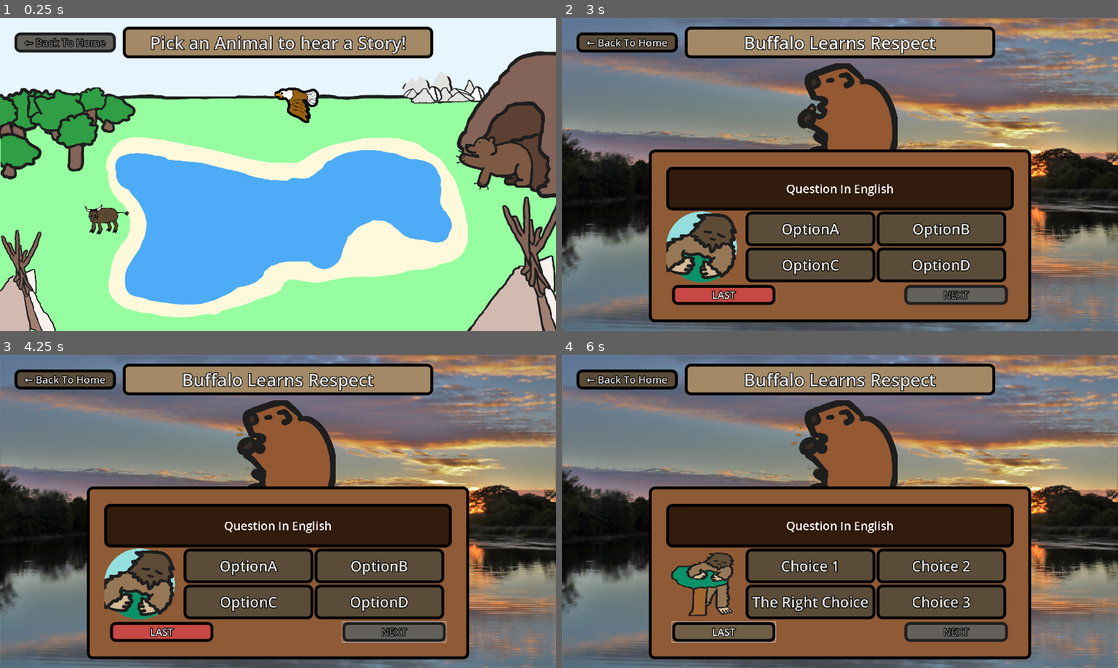
Above: before the commit, frames 1-4 (two rows, left to right).
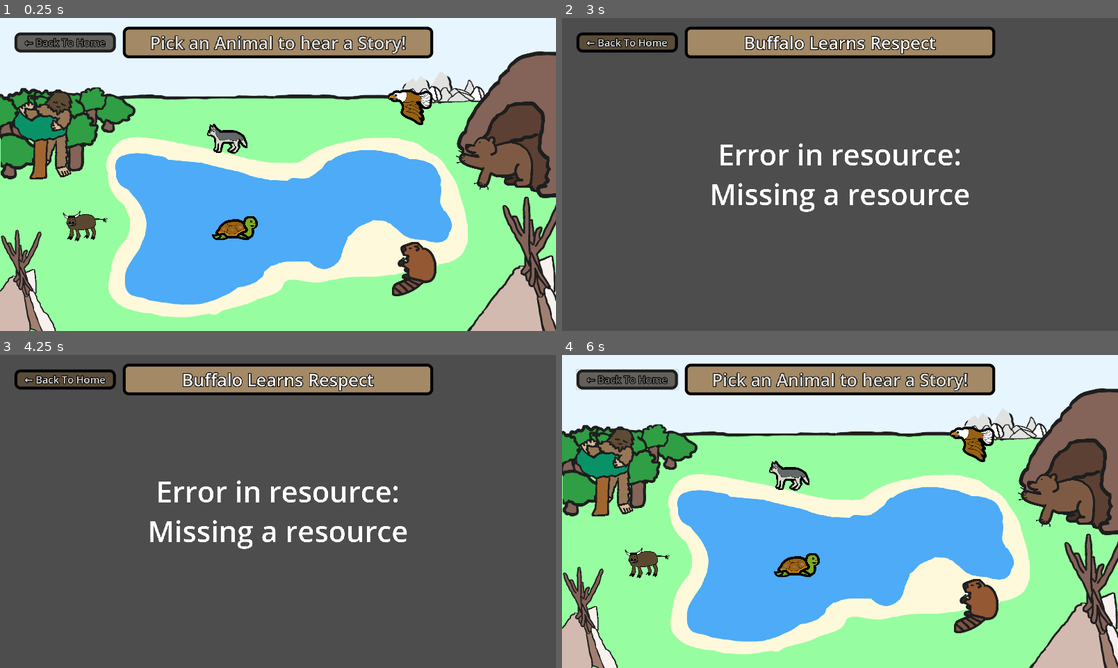
Above: after the commit, the same moments.

Repository: PolTwice/ProjectTanisi
Game: Godot game, scene res://main.tscn
Same seed, same stepped clock (60 frames per second), same inputs: the game is played once before the commit and once after it.
Inputs (mouse positions are in pixels of both pictures, inside the frame that each line leads up to):
- Up to frame 1 (0.25 s): no input
- Up to frame 2 (3 s): click "Pick an Animal to hear a Stor…" at 0.5 s; click "Pick an Animal to hear a Stor…" at 1.25 s; click "Pick an Animal to hear a Stor…" at 2 s; tap Enter at 2.75 s; move the mouse to (667, 218) at 2.77 s; click (667, 218) at 2.92 s
- Up to frame 3 (4.25 s): click (394, 630) at 3.5 s, where only the run before the commit has a clickable "NEXT"
- Up to frame 4 (6 s): click (956, 630) at 4.25 s, where only the run before the commit has a clickable "NEXT"; click "Buffalo Learns Respect" at 5 s; click "LAST" (after the commit: "← Back To Home") at 5.75 s

The runs differ from the first frame. In frame 1, 5.3% of the frame differs, in the area x 2-79%, y 22-89%; in frame 2, 83%; in frame 3, 83%; in frame 4, 94%, in the area x 0-100%, y 0-100%.
Error before the commit: Invalid assignment of property or key 'visible' with value of type 'bool' on a base object of type 'Node (lessonManager.gd)'. (res://GenericScenes/lessonManage…

Commit message:
Added all the animal lessons and animal select screen

Diff:
--- /dev/null
+++ b/ChapterOne/AnimalSelectScenes/SabeLessonSelect.tscn
@@ -0,0 +1,44 @@
+[gd_scene load_steps=6 format=3 uid="uid://cm8ceejgg5md0"]
+
+[ext_resource type="PackedScene" uid="uid://drq53txkkdr8y" path="res://GenericScenes/genericAnimal.tscn" id="1_bf1xg"]
+[ext_resource type="Texture2D" uid="uid://dfs1pwrak40ve" path="res://ChapterOne/AnimalSelectScenes/assets/Sabe/sabe.png" id="2_gsm7t"]
+[ext_resource type="Texture2D" uid="uid://dma43uo8vhgsk" path="res://ChapterOne/AnimalSelectScenes/assets/SabeTwo/sabe2.png" id="3_txemj"]
+[ext_resource type="Texture2D" uid="uid://rh8pjf42xt1p" path="res://ChapterOne/AnimalSelectScenes/assets/SabeTwo/sabe.png" id="4_p6ya0"]
+
+[sub_resource type="SpriteFrames" id="SpriteFrames_cndl6"]
+animations = [{
+"frames": [{
+"duration": 1.0,
+"texture": ExtResource("2_gsm7t")
+}, {
+"duration": 1.0,
+"texture": ExtResource("3_txemj")
+}, {
+"duration": 1.0,
+"texture": ExtResource("4_p6ya0")
+}, {
+"duration": 1.0,
+"texture": ExtResource("3_txemj")
+}, {
+"duration": 1.0,
+"texture": ExtResource("4_p6ya0")
+}, {
+"duration": 1.0,
+"texture": ExtResource("3_txemj")
+}, {
+"duration": 1.0,
+"texture": ExtResource("4_p6ya0")
+}],
+"loop": true,
+"name": &"default",
+"speed": 5.0
+}]
+
+[node name="SabeSelect" instance=ExtResource("1_bf1xg")]
+lessonPath = "res://ChapterOne/SabeLesson/SabeLesson.tscn"
+lessonName = "The Sabe's Honesty"
+
+[node name="AnimalSprite" parent="." index="0"]
+sprite_frames = SubResource("SpriteFrames_cndl6")
+frame = 1
+frame_progress = 0.7292753
--- /dev/null
+++ b/ChapterOne/AnimalSelectScenes/TurtleLessonSelect.tscn
@@ -0,0 +1,41 @@
+[gd_scene load_steps=6 format=3 uid="uid://d2kfxr5p3wcne"]
+
+[ext_resource type="PackedScene" uid="uid://drq53txkkdr8y" path="res://GenericScenes/genericAnimal.tscn" id="1_bbgl1"]
+[ext_resource type="Texture2D" uid="uid://s8y3pnnvyxfs" path="res://ChapterOne/AnimalSelectScenes/assets/Turtle/Turtle2.png" id="2_sds8f"]
+[ext_resource type="Texture2D" uid="uid://djvvm7knhro5b" path="res://ChapterOne/AnimalSelectScenes/assets/Turtle/Turtle.png" id="3_u53fl"]
+[ext_resource type="Texture2D" uid="uid://1wg5ul1uc0cg" path="res://ChapterOne/AnimalSelectScenes/assets/Turtle/Turtle1.png" id="4_kl6r5"]
+
+[sub_resource type="SpriteFrames" id="SpriteFrames_7yb15"]
+animations = [{
+"frames": [{
+"duration": 1.0,
+"texture": ExtResource("2_sds8f")
+}, {
+"duration": 1.0,
+"texture": ExtResource("3_u53fl")
+}, {
+"duration": 1.0,
+"texture": ExtResource("4_kl6r5")
+}, {
+"duration": 1.0,
+"texture": ExtResource("2_sds8f")
+}, {
+"duration": 1.0,
+"texture": ExtResource("2_sds8f")
+}, {
+"duration": 1.0,
+"texture": ExtResource("2_sds8f")
+}, {
+"duration": 1.0,
+"texture": ExtResource("2_sds8f")
+}],
+"loop": true,
+"name": &"default",
+"speed": 5.0
+}]
+
+[node name="Animal" instance=ExtResource("1_bbgl1")]
+lessonName = "Turtle Tells the Truth"
+
+[node name="AnimalSprite" parent="." index="0"]
+sprite_frames = SubResource("SpriteFrames_7yb15")
--- /dev/null
+++ b/ChapterOne/AnimalSelectScenes/WolfLessonSelect.tscn
@@ -0,0 +1,24 @@
+[gd_scene load_steps=5 format=3 uid="uid://b5og2jwo337pk"]
+
+[ext_resource type="PackedScene" uid="uid://drq53txkkdr8y" path="res://GenericScenes/genericAnimal.tscn" id="1_mwd1p"]
+[ext_resource type="Texture2D" uid="uid://d0p6reppvvr04" path="res://ChapterOne/AnimalSelectScenes/assets/Wolf/Wolf1.png" id="2_oolh6"]
+[ext_resource type="Texture2D" uid="uid://bsow7op6qso74" path="res://ChapterOne/AnimalSelectScenes/assets/Wolf/Wolf2.png" id="3_1q5ub"]
+
+[sub_resource type="SpriteFrames" id="SpriteFrames_bh6bg"]
+animations = [{
+"frames": [{
+"duration": 1.0,
+"texture": ExtResource("2_oolh6")
+}, {
+"duration": 1.0,
+"texture": ExtResource("3_1q5ub")
+}],
+"loop": true,
+"name": &"default",
+"speed": 5.0
+}]
+
+[node name="Animal" instance=ExtResource("1_mwd1p")]
+
+[node name="AnimalSprite" parent="." index="0"]
+sprite_frames = SubResource("SpriteFrames_bh6bg")
--- a/ChapterOne/AnimalSelectScenes/animalSelectScene.tscn
+++ b/ChapterOne/AnimalSelectScenes/animalSelectScene.tscn
@@ -1,23 +1,21 @@
-[gd_scene load_steps=6 format=3 uid="uid://bi0pslf5vn6yf"]
+[gd_scene load_steps=9 format=3 uid="uid://bi0pslf5vn6yf"]
 
 [ext_resource type="PackedScene" uid="uid://bfy50ijn0okwe" path="res://ChapterOne/AnimalSelectScenes/LessonSelectBackground.tscn" id="1_8c87u"]
 [ext_resource type="PackedScene" uid="uid://byq48so6bekdy" path="res://ChapterOne/AnimalSelectScenes/BeaverLessonSelect.tscn" id="2_oyypd"]
 [ext_resource type="PackedScene" uid="uid://dewjhcey6tmgw" path="res://ChapterOne/AnimalSelectScenes/BuffaloLessonSelect.tscn" id="3_p5wf7"]
 [ext_resource type="PackedScene" uid="uid://bfnxevo05b0o6" path="res://ChapterOne/AnimalSelectScenes/bearLessonSelect.tscn" id="4_vrled"]
 [ext_resource type="PackedScene" uid="uid://dj83aat4ycmm2" path="res://ChapterOne/AnimalSelectScenes/EagleLessonSelect.tscn" id="5_lxpig"]
+[ext_resource type="PackedScene" uid="uid://cm8ceejgg5md0" path="res://ChapterOne/AnimalSelectScenes/SabeLessonSelect.tscn" id="6_fiji8"]
+[ext_resource type="PackedScene" uid="uid://d2kfxr5p3wcne" path="res://ChapterOne/AnimalSelectScenes/TurtleLessonSelect.tscn" id="7_qd80w"]
+[ext_resource type="PackedScene" uid="uid://b5og2jwo337pk" path="res://ChapterOne/AnimalSelectScenes/WolfLessonSelect.tscn" id="8_wopos"]
 
 [node name="AnimalSelectScene" type="Node2D"]
 
 [node name="Background" parent="." instance=ExtResource("1_8c87u")]
 position = Vector2(2, 25)
 
-[node name="BeaverLessonSelect" parent="." instance=ExtResource("2_oyypd")]
-visible = false
-position = Vector2(1588, 900)
-scale = Vector2(0.1, 0.1)
-
 [node name="BuffaloLessonSelect" parent="." instance=ExtResource("3_p5wf7")]
-position = Vector2(369, 696)
+position = Vector2(293, 719)
 scale = Vector2(0.1, 0.1)
 lessonPath = "res://ChapterOne/BuffaloLesson/BuffaloLesson.tscn"
 lessonName = "Buffalo Learns Respect"
@@ -28,7 +26,27 @@
 lessonName = "The Courageous Bear"
 
 [node name="EagleSelect" parent="." instance=ExtResource("5_lxpig")]
-position = Vector2(1026, 277)
+position = Vector2(1419, 284)
 scale = Vector2(0.1, 0.1)
 lessonPath = "res://ChapterOne/EagleLesson/EagleLesson.tscn"
 lessonName = "The Loving Eagle"
+
+[node name="SabeSelect" parent="." instance=ExtResource("6_fiji8")]
+position = Vector2(145, 402)
+scale = Vector2(0.1, 0.1)
+
+[node name="TurtleSelect" parent="." instance=ExtResource("7_qd80w")]
+position = Vector2(800, 727)
+scale = Vector2(0.1, 0.1)
+lessonPath = "res://ChapterOne/TurtleLesson/TurtleLesson.tscn"
+
+[node name="WolfSelect" parent="." instance=ExtResource("8_wopos")]
+position = Vector2(783, 417)
+scale = Vector2(0.1, 0.1)
+lessonPath = "res://ChapterOne/WolfLesson/WolfLesson.tscn"
+lessonName = "Wolf"
+
+[node name="BeaverLessonSelect2" parent="." instance=ExtResource("2_oyypd")]
+position = Vector2(1430, 866)
+scale = Vector2(0.1, 0.1)
+lessonPath = "res://ChapterOne/BeaverLesson/BeaverLesson.tscn"
--- a/ChapterOne/BeaverLesson/BeaverLesson.tscn
+++ b/ChapterOne/BeaverLesson/BeaverLesson.tscn
@@ -2,7 +2,4 @@
 
 [ext_resource type="PackedScene" uid="uid://c2nyhe52ydet3" path="res://GenericScenes/StoryManager.tscn" id="1_y5aos"]
 
-[node name="Node" type="Node"]
-
-[node name="StoryManager" parent="." instance=ExtResource("1_y5aos")]
-lessonName = "Beaver "
+[node name="StoryManager" instance=ExtResource("1_y5aos")]
--- /dev/null
+++ b/ChapterOne/SabeLesson/SabeLesson.tscn
@@ -0,0 +1,6 @@
+[gd_scene load_steps=2 format=3 uid="uid://ge4dtr8pcqtb"]
+
+[ext_resource type="PackedScene" uid="uid://c2nyhe52ydet3" path="res://GenericScenes/StoryManager.tscn" id="1_llo76"]
+
+[node name="StoryManager" instance=ExtResource("1_llo76")]
+lessonName = "The Sabe's Honesty"
--- /dev/null
+++ b/ChapterOne/TurtleLesson/TurtleLesson.tscn
@@ -0,0 +1,5 @@
+[gd_scene load_steps=2 format=3 uid="uid://cm1jivbdm1o3n"]
+
+[ext_resource type="PackedScene" uid="uid://c2nyhe52ydet3" path="res://GenericScenes/StoryManager.tscn" id="1_e3suu"]
+
+[node name="StoryManager" instance=ExtResource("1_e3suu")]
--- /dev/null
+++ b/ChapterOne/WolfLesson/WolfLesson.tscn
@@ -0,0 +1,5 @@
+[gd_scene load_steps=2 format=3 uid="uid://bwrwtq5enduqq"]
+
+[ext_resource type="PackedScene" uid="uid://c2nyhe52ydet3" path="res://GenericScenes/StoryManager.tscn" id="1_mddnh"]
+
+[node name="StoryManager" instance=ExtResource("1_mddnh")]
--- a/GenericScenes/Animation/animation.gd
+++ b/GenericScenes/Animation/animation.gd
@@ -7,9 +7,8 @@
 @onready var random_interval_sound: AudioStreamPlayer = $randomIntervalSound
 @onready var random_interval_sound_2: AudioStreamPlayer = $randomIntervalSound2
 
+#placeholder silence sound
 const SILENCE = preload("uid://cd41sp1tnxguk")
-
-@onready var index = 0;
 
 var animation: Resource
 #@export var backgrounds: Array[Texture] = []
@@ -18,10 +17,13 @@
 #@export var randomSounds: Array[AudioStream] = []
 #@export var randomSounds2: Array[AudioStream] = []
 
+#array of background sounds
 var backgroundArray
 var animationArray
 
-
+var backgroundSoundArray = []
+var randomIntervalSoundArray = []
+var randomIntervalSound2Array = []
 
 func _ready() -> void:
 	animation = get_parent().animationResource
@@ -35,16 +37,41 @@
 func updateFromResource():
 	backgroundArray = animation.backgrounds
 	animationArray = animation.animations
-	if background_sound == null:
-		background_sound.stream = SILENCE
-		random_interval_sound.stream = SILENCE
-		random_interval_sound_2.stream = SILENCE
+
+	# Background sounds
+	if animation.backgroundSounds.is_empty():
+		backgroundSoundArray.resize(backgroundArray.size())
+		for i in backgroundSoundArray.size():
+			backgroundSoundArray[i] = SILENCE
+	else:
+		backgroundSoundArray = animation.backgroundSounds
+
+	# Random sound set 1
+	if animation.randomSounds.is_empty():
+		randomIntervalSoundArray = []
+		randomIntervalSoundArray.resize(backgroundArray.size())
+		for i in randomIntervalSoundArray.size():
+			randomIntervalSoundArray[i] = SILENCE
+	else:
+		randomIntervalSoundArray = animation.randomSounds
+
+	# Random sound set 2
+	if animation.randomSounds2.is_empty():
+		randomIntervalSound2Array = []
+		randomIntervalSound2Array.resize(backgroundArray.size())
+		for i in randomIntervalSound2Array.size():
+			randomIntervalSound2Array[i] = SILENCE
+	else:
+		randomIntervalSound2Array = animation.randomSounds2
 
 func show_animation(i):
 	if i < backgroundArray.size():
 		background.texture = backgroundArray[i]
 		animated_sprite.sprite_frames = animationArray[i]
 		animated_sprite.play("default");
+		background_sound.stream = backgroundSoundArray[i]
+		random_interval_sound.stream = randomIntervalSoundArray[i]
+		random_interval_sound_2.stream = randomIntervalSound2Array[i]
 	else:
 		pass
 
@@ -52,14 +79,21 @@
 var max_delay: float = 4.0
 
 func schedule_sound() -> void:
+	_schedule_sound_1()
+	_schedule_sound_2()
+
+func _schedule_sound_1():
 	var delay := randf_range(min_delay, max_delay)
-	var delay2 := randf_range(min_delay, max_delay)
 	get_tree().create_timer(delay).timeout.connect(_play_and_reschedule)
-	get_tree().create_timer(delay2).timeout.connect(_play_and_reschedule2)
+
+func _schedule_sound_2():
+	var delay := randf_range(min_delay, max_delay)
+	get_tree().create_timer(delay).timeout.connect(_play_and_reschedule2)
 
 func _play_and_reschedule() -> void:
 	random_interval_sound.play()
-	schedule_sound()
+	_schedule_sound_1()
 
 func _play_and_reschedule2() -> void:
 	random_interval_sound_2.play()
+	_schedule_sound_2()
--- a/GenericScenes/StoryManager.tscn
+++ b/GenericScenes/StoryManager.tscn
@@ -22,8 +22,8 @@
 offset_bottom = 1077.0
 size_flags_horizontal = 6
 size_flags_vertical = 6
-theme_override_font_sizes/normal_font_size = 200
-text = "ERROR IN RESOURCE
+theme_override_font_sizes/normal_font_size = 100
+text = "Error in resource:
 "
 horizontal_alignment = 1
 vertical_alignment = 1
--- a/GenericScenes/lessonManager.gd
+++ b/GenericScenes/lessonManager.gd
@@ -30,8 +30,11 @@
 func _ready() -> void:
 	#if resource is invalid, hide everything and show an error
 	if(isInvalidResources()):
-		self.visible= false;
-		resource_error.visible = true;
+		text_box.visible = false
+		quiz_box.visible = false
+		animation.visible = false
+		resource_error.visible = true
+		return
 	#else check next
 	else:
 		checkNext()
@@ -80,24 +83,31 @@
 func isInvalidResources() -> bool:
 	#if no resources
 	if(order == null || quizResourceArray == null || storyResource ==null || animationResource == null):
+		resource_error.text += "Missing a resource"
 		return true
 	#english and cree lines are not the same size
 	if(storyResource.creeLines.size() != storyResource.englishLines.size()):
+		resource_error.text += "Cree lines length != english Lines length"
 		return true
 	#english and cree audio are not the same size
 	if(storyResource.creeAudios.size() != storyResource.englishAudios.size()):
+		resource_error.text += "Cree audio length != english audio length"
 		return true
 	#audios are not the same as the lines
 	if(storyResource.creeLines.size() != storyResource.creeAudios.size()):
+		resource_error.text += "Audio lenght != line length"
 		return true
 	#Num quizzes + num lines is not equal to order of all lines and quizzes
 	if(order.size() != (quizResourceArray.size()+storyResource.creeLines.size())):
+		resource_error.text += "order != quiz+story length"
 		return true
 	#number of backgrounds is not equal to animations
 	if(animationResource.backgrounds.size() != animationResource.animations.size()):
+		resource_error.text += "background size != animation size"
 		return true
 	#number of animations is not equal to amount of lines
 	if(animationResource.backgrounds.size() != storyResource.creeLines.size()):
+		resource_error.text += "animations does not equal story size"
 		return true
 	#else looks good and we can work with the resources we have
 	return false
--- a/animation.gd
+++ /dev/null
@@ -1 +0,0 @@
-extends Control
--- a/new_script.gd
+++ /dev/null
@@ -1 +0,0 @@
-extends Resource
Not shown, removed: animation.gd.uid
Not shown, removed: new_script.gd.uid
